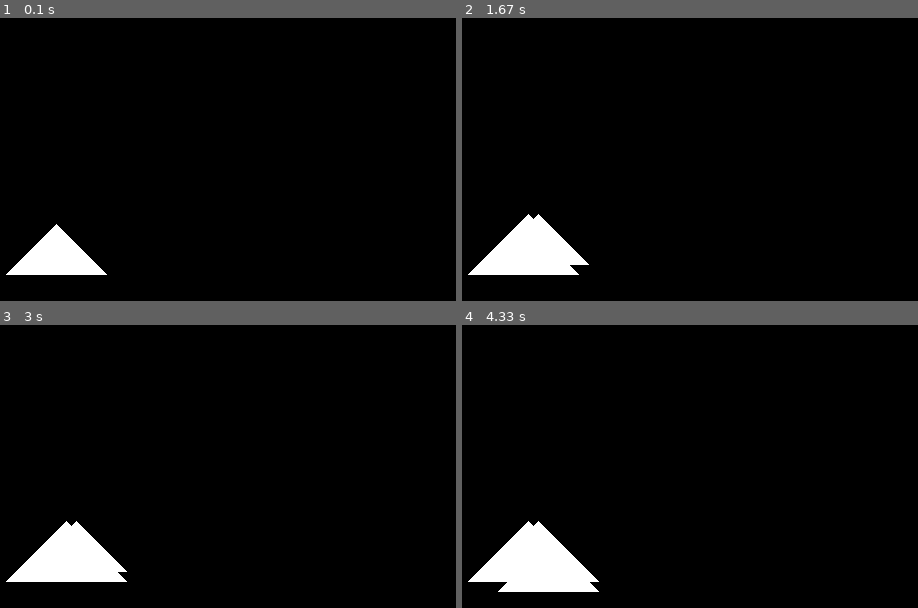
Above: before the commit, frames 1-4 (two rows, left to right).
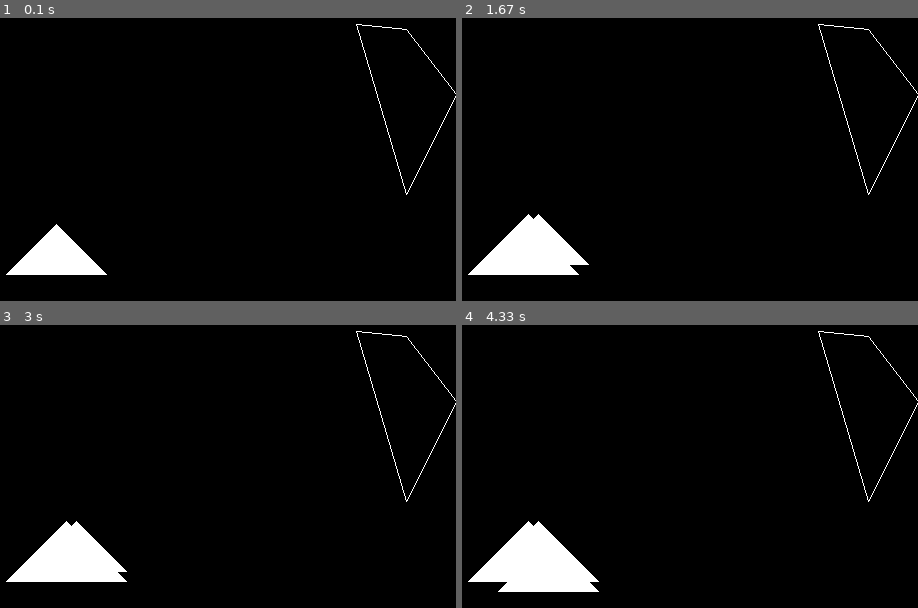
Above: after the commit, the same moments.

Repository: arbyun/Comets
Game: pygame game, started from simple.py
Two runs of this game, one before a commit and one after it. Both use one fixed random seed, a clock stepped at 60 frames per second and the inputs below.
Inputs:
- Up to frame 1 (0.1 s): no input
- Up to frame 2 (1.67 s): hold Right 0.33-0.8 s; hold Up 0.83-1.13 s; hold Right 1.17-1.63 s
- Up to frame 3 (3 s): hold Down 2.23-2.53 s
- Up to frame 4 (4.33 s): hold Right 3.4-4.03 s; hold Down from 4.07 s (still down)

The runs differ from the first frame. In frame 1, 0.3% of the frame differs, in the area x 78-100%, y 2-63%; in frame 2, 0.3%; in frame 3, 0.3%; in frame 4, 0.3%.

Commit message:
Trying to make a simple prototype

Diff:
--- a/simple.py
+++ b/simple.py
@@ -39,7 +39,9 @@
                 p1=np.add(p1,(10,0))
                 p2=np.add(p2,(10,0))
             if event.key==pygame.K_SPACE:
-                pygame.draw.polygon(screen,(255,255,255),(p10,p20,p30,p40),1)
+                pygame.draw.rect(screen,(255,255,255),p0,p2,10)
+
+    pygame.draw.polygon(screen,(255,255,255),(p10,p20,p30,p40),1)
 
     pygame.draw.polygon(screen,(255,255,255), (p0,p1,p2),0)
 
